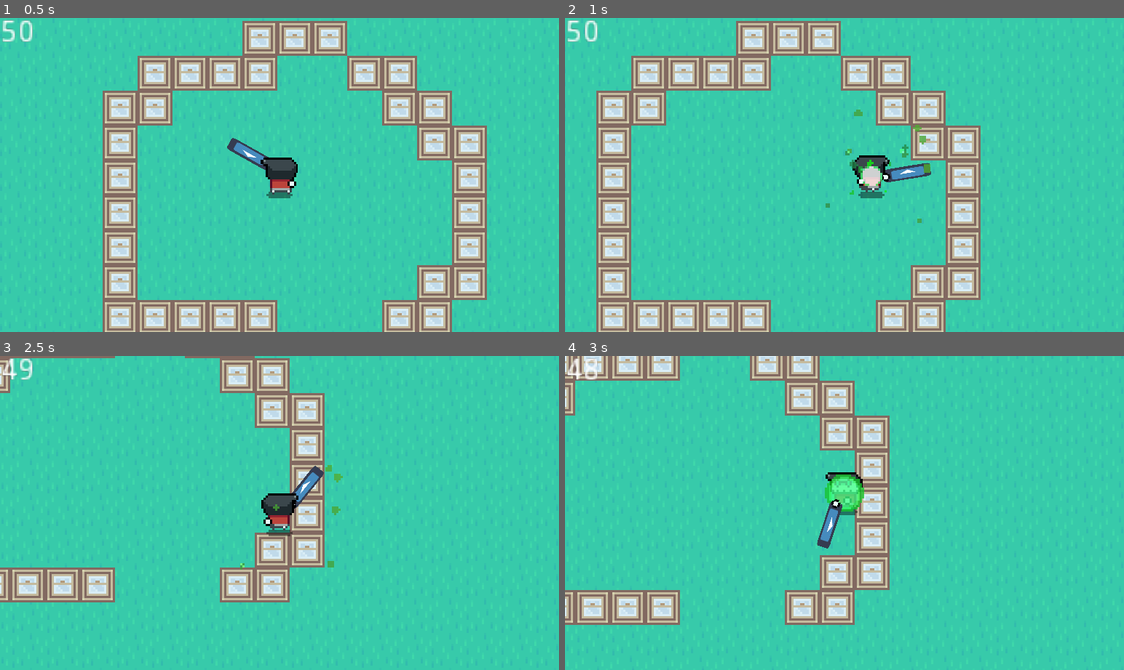
Above: before the commit, frames 1-4 (two rows, left to right).
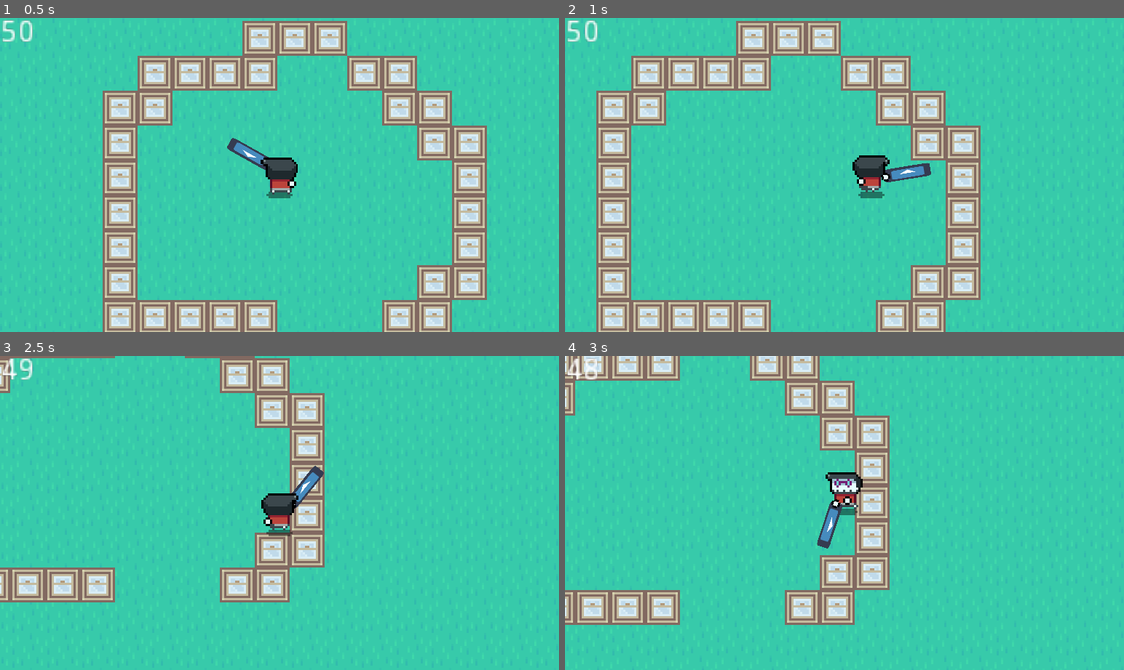
Above: after the commit, the same moments.

Repository: BytePlayersStudio/LD44
Game: Godot game, scene res://Scenes/Level1.tscn
Same seed, same stepped clock (60 frames per second), same inputs: the game is played once before the commit and once after it. The engine's default icon, where the game draws it, is replaced by a stand-in: a white triangle on a blue panel in a dark square.
Inputs (mouse positions are in pixels of both pictures, inside the frame that each line leads up to):
- Up to frame 1 (0.5 s): no input
- Up to frame 2 (1 s): move the mouse to (967, 159) at 0.52 s; hold D (move_right) from 0.53 s (still down); right-click (967, 159) at 0.6 s
- Up to frame 3 (2.5 s): move the mouse to (167, 528) at 1.27 s; release D (move_right) at 1.28 s; hold S (move_down) 1.28-2.03 s; right-click (167, 528) at 1.35 s; move the mouse to (335, 443) at 2.02 s; press the mouse at (335, 443) at 2.03 s; hold D (move_right) from 2.03 s (still down); right-click (335, 443) at 2.3 s
- Up to frame 4 (3 s): move the mouse to (816, 575) at 2.77 s; release D (move_right) at 2.78 s; release the mouse at (816, 575) at 2.78 s; hold W (move_up) from 2.78 s (still down); right-click (816, 575) at 2.85 s

Frame 1 is identical in both runs. In frame 2, 0.5% of the frame differs, in the area x 46-66%, y 29-66%; in frame 3, 0.1%; in frame 4, 0.6%, in the area x 46-54%, y 37-50%.
Error in both runs: Invalid get index '0' (on base: 'PoolVector2Array'). (res://Scripts/Enemy.gd:83)

Commit message:
Absorb particles spawn when absorbing life now And modified the z-index of the absorb gfx

Diff:
--- a/LD44/Scenes/Player.tscn
+++ b/LD44/Scenes/Player.tscn
@@ -82,6 +82,23 @@
 "values": [ ExtResource( 5 ) ]
 }
 
+[sub_resource type="Animation" id=3]
+length = 0.8
+loop = true
+step = 0.03
+tracks/0/type = "value"
+tracks/0/path = NodePath("PlayerSprite:texture")
+tracks/0/interp = 1
+tracks/0/loop_wrap = true
+tracks/0/imported = false
+tracks/0/enabled = true
+tracks/0/keys = {
+"times": PoolRealArray( 0, 0.3, 0.4, 0.7 ),
+"transitions": PoolRealArray( 1, 1, 1, 1 ),
+"update": 1,
+"values": [ ExtResource( 5 ), ExtResource( 6 ), ExtResource( 7 ), ExtResource( 8 ) ]
+}
+
 [sub_resource type="Animation" id=4]
 length = 0.8
 loop = true
@@ -94,13 +111,13 @@
 tracks/0/enabled = true
 tracks/0/keys = {
 "times": PoolRealArray( 0, 0.3, 0.4, 0.7 ),
-"transitions": PoolRealArray( 1, 1, 1, 1 ),
-"update": 1,
-"values": [ ExtResource( 5 ), ExtResource( 6 ), ExtResource( 7 ), ExtResource( 8 ) ]
+"transitions": PoolRealArray( 1.31951, 1, 1, 1.6245 ),
+"update": 1,
+"values": [ ExtResource( 9 ), ExtResource( 10 ), ExtResource( 11 ), ExtResource( 12 ) ]
 }
 
 [sub_resource type="Animation" id=5]
-length = 0.8
+length = 0.6
 loop = true
 step = 0.03
 tracks/0/type = "value"
@@ -110,10 +127,10 @@
 tracks/0/imported = false
 tracks/0/enabled = true
 tracks/0/keys = {
-"times": PoolRealArray( 0, 0.3, 0.4, 0.7 ),
-"transitions": PoolRealArray( 1.31951, 1, 1, 1.6245 ),
-"update": 1,
-"values": [ ExtResource( 9 ), ExtResource( 10 ), ExtResource( 11 ), ExtResource( 12 ) ]
+"times": PoolRealArray( 0, 0.1, 0.15, 0.25, 0.3, 0.4, 0.45, 0.55 ),
+"transitions": PoolRealArray( 1.93187, 1, 1, 1, 2, 1, 2.14355, 1 ),
+"update": 1,
+"values": [ ExtResource( 13 ), ExtResource( 14 ), ExtResource( 15 ), ExtResource( 16 ), ExtResource( 17 ), ExtResource( 18 ), ExtResource( 19 ), ExtResource( 20 ) ]
 }
 
 [sub_resource type="Animation" id=6]
@@ -128,29 +145,12 @@
 tracks/0/enabled = true
 tracks/0/keys = {
 "times": PoolRealArray( 0, 0.1, 0.15, 0.25, 0.3, 0.4, 0.45, 0.55 ),
-"transitions": PoolRealArray( 1.93187, 1, 1, 1, 2, 1, 2.14355, 1 ),
-"update": 1,
-"values": [ ExtResource( 13 ), ExtResource( 14 ), ExtResource( 15 ), ExtResource( 16 ), ExtResource( 17 ), ExtResource( 18 ), ExtResource( 19 ), ExtResource( 20 ) ]
+"transitions": PoolRealArray( 3.605, 1.18921, 1.6245, 1.8025, 2, 10.5561, 2.14355, 1 ),
+"update": 1,
+"values": [ ExtResource( 21 ), ExtResource( 22 ), ExtResource( 23 ), ExtResource( 24 ), ExtResource( 25 ), ExtResource( 26 ), ExtResource( 27 ), ExtResource( 28 ) ]
 }
 
 [sub_resource type="Animation" id=7]
-length = 0.6
-loop = true
-step = 0.03
-tracks/0/type = "value"
-tracks/0/path = NodePath("PlayerSprite:texture")
-tracks/0/interp = 1
-tracks/0/loop_wrap = true
-tracks/0/imported = false
-tracks/0/enabled = true
-tracks/0/keys = {
-"times": PoolRealArray( 0, 0.1, 0.15, 0.25, 0.3, 0.4, 0.45, 0.55 ),
-"transitions": PoolRealArray( 3.605, 1.18921, 1.6245, 1.8025, 2, 10.5561, 2.14355, 1 ),
-"update": 1,
-"values": [ ExtResource( 21 ), ExtResource( 22 ), ExtResource( 23 ), ExtResource( 24 ), ExtResource( 25 ), ExtResource( 26 ), ExtResource( 27 ), ExtResource( 28 ) ]
-}
-
-[sub_resource type="Animation" id=10]
 resource_name = "SETUP"
 length = 0.001
 tracks/0/type = "value"
@@ -243,10 +243,39 @@
 "values": [ Color( 1, 1, 1, 1 ), Color( 1, 1, 1, 0 ) ]
 }
 
-[sub_resource type="RectangleShape2D" id=8]
+[sub_resource type="Animation" id=8]
+resource_name = "try_absorb"
+length = 1.2
+step = 0.03
+tracks/0/type = "value"
+tracks/0/path = NodePath("AbsorbCircle:visible")
+tracks/0/interp = 1
+tracks/0/loop_wrap = true
+tracks/0/imported = false
+tracks/0/enabled = true
+tracks/0/keys = {
+"times": PoolRealArray( 0.03, 0.3 ),
+"transitions": PoolRealArray( 1, 1 ),
+"update": 1,
+"values": [ true, false ]
+}
+tracks/1/type = "value"
+tracks/1/path = NodePath("AbsorbCircle:modulate")
+tracks/1/interp = 1
+tracks/1/loop_wrap = true
+tracks/1/imported = false
+tracks/1/enabled = true
+tracks/1/keys = {
+"times": PoolRealArray( 0.03, 0.18 ),
+"transitions": PoolRealArray( 1, 1 ),
+"update": 0,
+"values": [ Color( 1, 1, 1, 1 ), Color( 1, 1, 1, 0 ) ]
+}
+
+[sub_resource type="RectangleShape2D" id=10]
 extents = Vector2( 5, 1 )
 
-[sub_resource type="SpriteFrames" id=9]
+[sub_resource type="SpriteFrames" id=11]
 animations = [ {
 "frames": [ ExtResource( 29 ), ExtResource( 30 ), ExtResource( 31 ), ExtResource( 32 ), ExtResource( 33 ), ExtResource( …(527 unchanged characters)…
 "loop": false,
@@ -267,7 +296,6 @@
 texture = ExtResource( 2 )
 
 [node name="GunPivot" type="Position2D" parent="."]
-editor/display_folded = true
 
 [node name="GunPosition" type="Position2D" parent="GunPivot"]
 position = Vector2( 6.87367, 1.6587 )
@@ -295,28 +323,31 @@
 [node name="AnimationPlayer" type="AnimationPlayer" parent="."]
 autoplay = "SETUP"
 anims/SETUP = SubResource( 2 )
-anims/idle = SubResource( 4 )
-anims/idle_back = SubResource( 5 )
-anims/run = SubResource( 6 )
-anims/run_back = SubResource( 7 )
+anims/idle = SubResource( 3 )
+anims/idle_back = SubResource( 4 )
+anims/run = SubResource( 5 )
+anims/run_back = SubResource( 6 )
 
 [node name="EffectsPlayer" type="AnimationPlayer" parent="."]
 autoplay = "SETUP"
 playback_speed = 1.5
-anims/SETUP = SubResource( 10 )
-anims/absorb = SubResource( 11 )
+anims/SETUP = SubResource( 7 )
+anims/absorb = SubResource( 9 )
+anims/try_absorb = SubResource( 8 )
 
 [node name="CollisionShape2D" type="CollisionShape2D" parent="."]
 visible = false
 position = Vector2( -0.5, 8 )
-shape = SubResource( 8 )
+shape = SubResource( 10 )
 
 [node name="AbsorbEffect" type="AnimatedSprite" parent="."]
 modulate = Color( 1, 1, 1, 0.784314 )
 position = Vector2( 0, -3 )
-frames = SubResource( 9 )
+z_index = 5
+frames = SubResource( 11 )
 frame = 33
 
 [node name="AbsorbCircle" type="Sprite" parent="."]
 visible = false
+z_index = 5
 texture = ExtResource( 62 )
--- a/LD44/Scripts/Player.gd
+++ b/LD44/Scripts/Player.gd
@@ -81,11 +81,18 @@
 
 
 func absorb_life():
-	effects_player.play("absorb")
+	var didAbsorb = false
+
 	overlapping_life_sources = absorbArea.get_overlapping_areas()
 	for life_source in overlapping_life_sources:
 		if life_source.has_method('kill_life_source'):
+			didAbsorb = true
 			life_source.kill_life_source()
+
+	if didAbsorb:
+		effects_player.play("absorb")
+	else:
+		effects_player.play("try_absorb")
 #	print(overlapping_life_sources)
 #	print(absorbed_life)
 
Not shown: 2 places in LD44/Scenes/Player.tscn that only renumber resources
